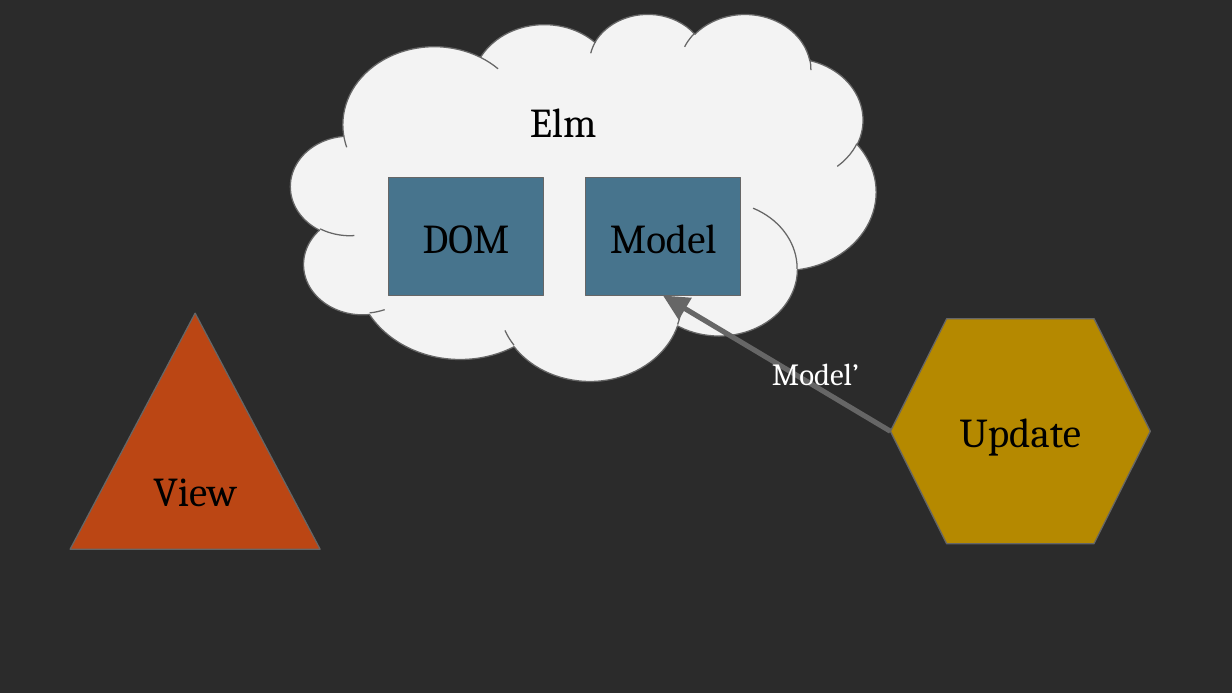
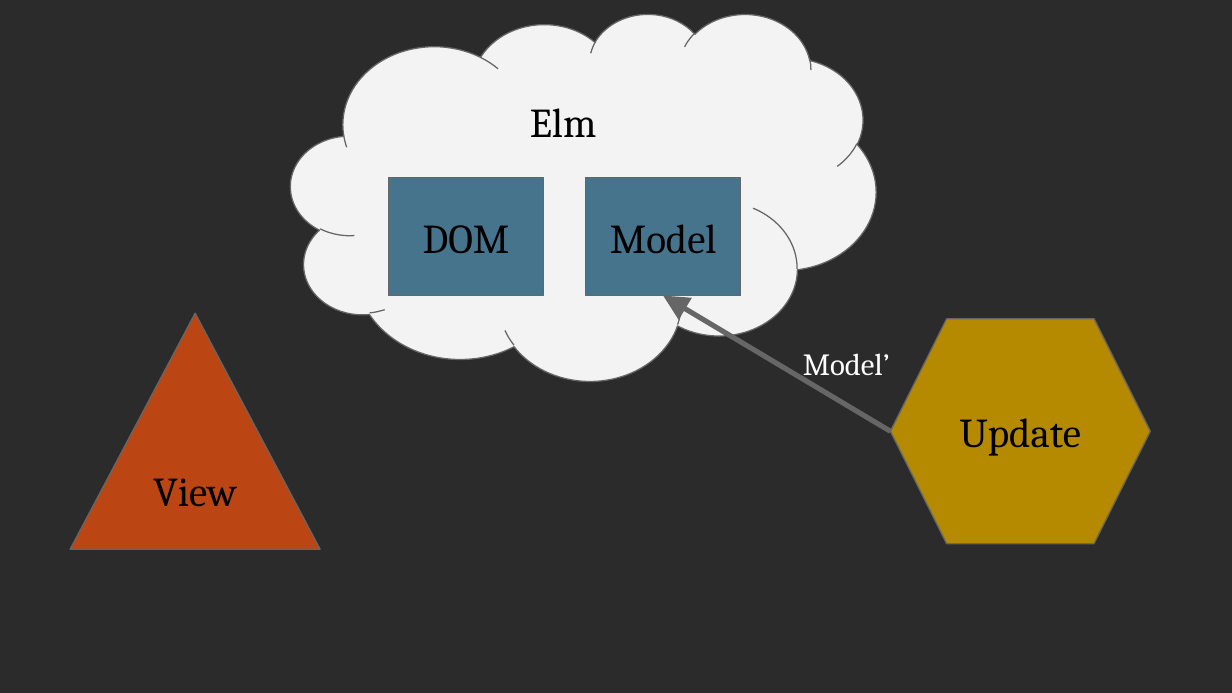
Before and after one commit to scameronde/elm-et2017, a slide deck: slide 35 of Elm.pptx (slide 26 before the commit). Drawn at 1232x693 pixels with LibreOffice and Linux fonts; fonts in the diff are those of the drawing; background and template pictures are left out; a plain dark background stands for a picture behind light text. Boxes give left, top, right and bottom in pixels: in the first picture for what was removed or moved away, otherwise in the second. Text is boxed around its words. In the diff, an @@ line names an element or a change of style, - is before the commit and + after.

```diff
--- a/Elm.pptx
+++ b/Elm.pptx
@@ text "Model’" rewrapped from [772, 358, 859, 392] to [803, 353, 890, 382] @@
```
Also in this commit, not shown: 25 other slides changed, 9 slides added, 2 slides removed.
